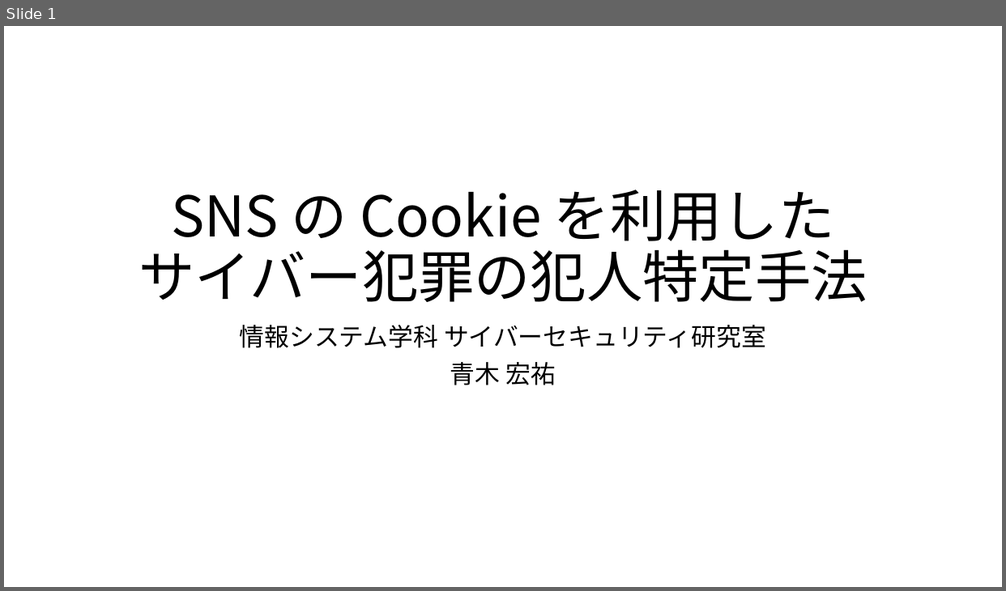
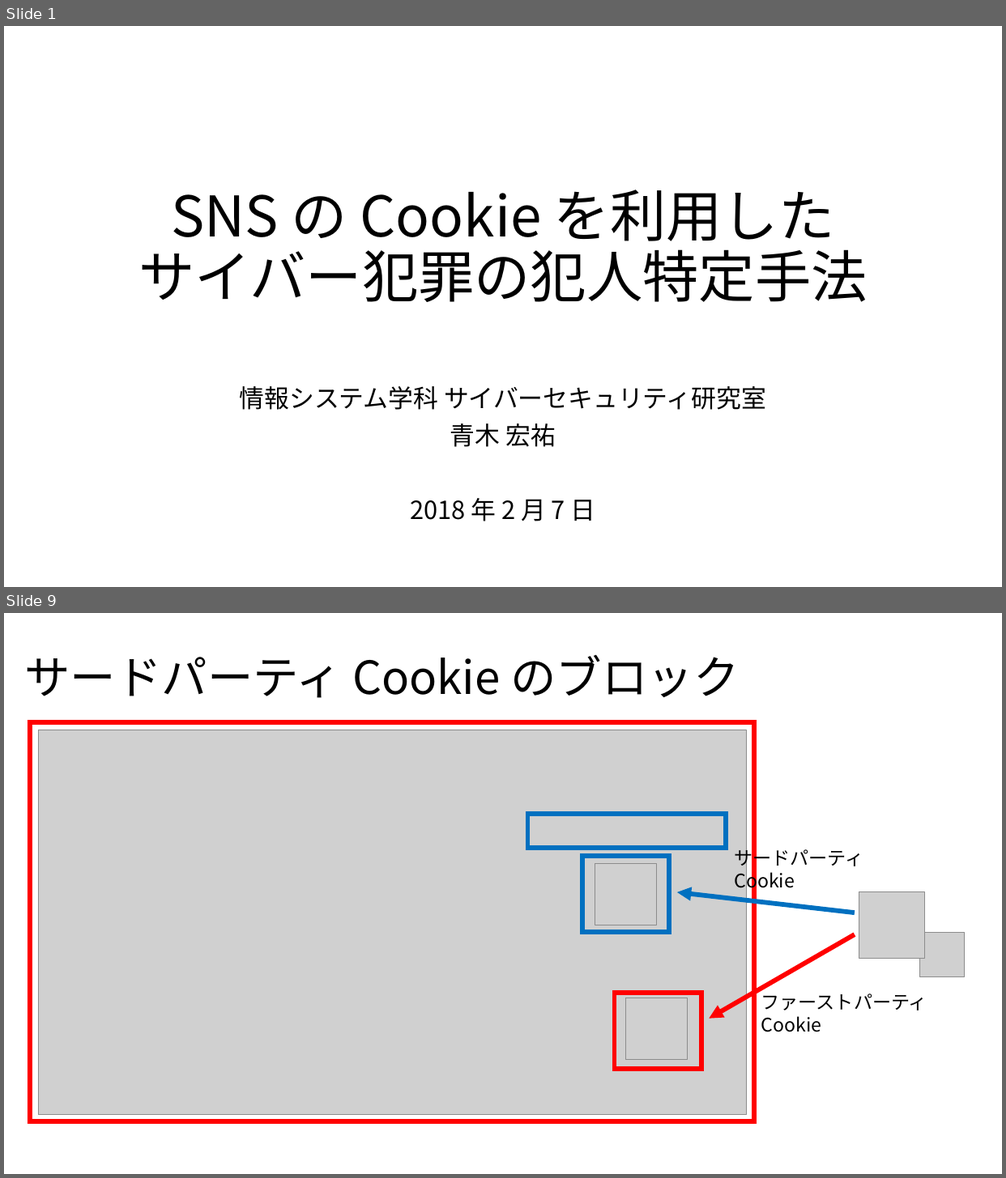
Before and after one commit to noraworld/graduation-thesis, a slide deck: presentation_slides.pptx. Shown one above the other, each under a label of ours: slide 1 before the commit, slides 1 and 9 after it; the slides between them are not shown. The pictures are 1006x591 and 1006x1178 pixels, drawn with LibreOffice and Linux fonts; fonts in the diff are those of the drawing; grey boxes stand for pictures. Boxes give left, top, right and bottom in pixels: in the first picture for what was removed or moved away, otherwise in the second. Text is boxed around its words. In the diff, an @@ line names an element or a change of style, - is before the commit and + after.

```diff
--- a/presentation_slides.pptx
+++ b/presentation_slides.pptx
@@ slide 9 added at (4,613,1002,1174), background #FFFFFF @@
@@ title added at (24,654,739,698), 44 pt, text #000000 @@
+サードパーティ Cookie のブロック
@@ rectangle added at (30,722,754,1122), outline #FF0000 4.5 pt @@
@@ picture added at (39,730,747,1115) @@
@@ rectangle added at (528,815,726,848), outline #0070C0 4.5 pt @@
@@ text added at (734,846,863,892), 18 pt, text #000000 @@
+サードパーティ
+Cookie
@@ rectangle added at (582,856,670,933), outline #0070C0 4.5 pt @@
@@ picture added at (594,864,656,925) @@
@@ arrow added from (854, 914) to (677, 892), #0070C0 4.5 pt @@
@@ picture added at (859,892,925,958) @@
@@ arrow added from (854, 935) to (710, 1019), #FF0000 4.5 pt @@
@@ picture added at (920,933,965,977) @@
@@ rectangle added at (615,993,701,1069), outline #FF0000 4.5 pt @@
@@ picture added at (626,999,688,1060) @@
@@ text added at (761,990,927,1033), 18 pt, text #000000 @@
+ファーストパーティ
+Cookie
@@ slide 1 changed as well @@
@@ subtitle "情報システム学科 サイバーセキュリティ研究室": place and size @@
-subtitle "情報システム学科 サイバーセキュリティ研究室" at (240,325,766,386)
+subtitle "情報システム学科 サイバーセキュリティ研究室" at (240,386,766,522)
@@ subtitle at (410,498,596,522): paragraph added @@
+2018 年 2 月 7 日
```
Also in this commit, not shown: 8 other slides added, 2 other files.
